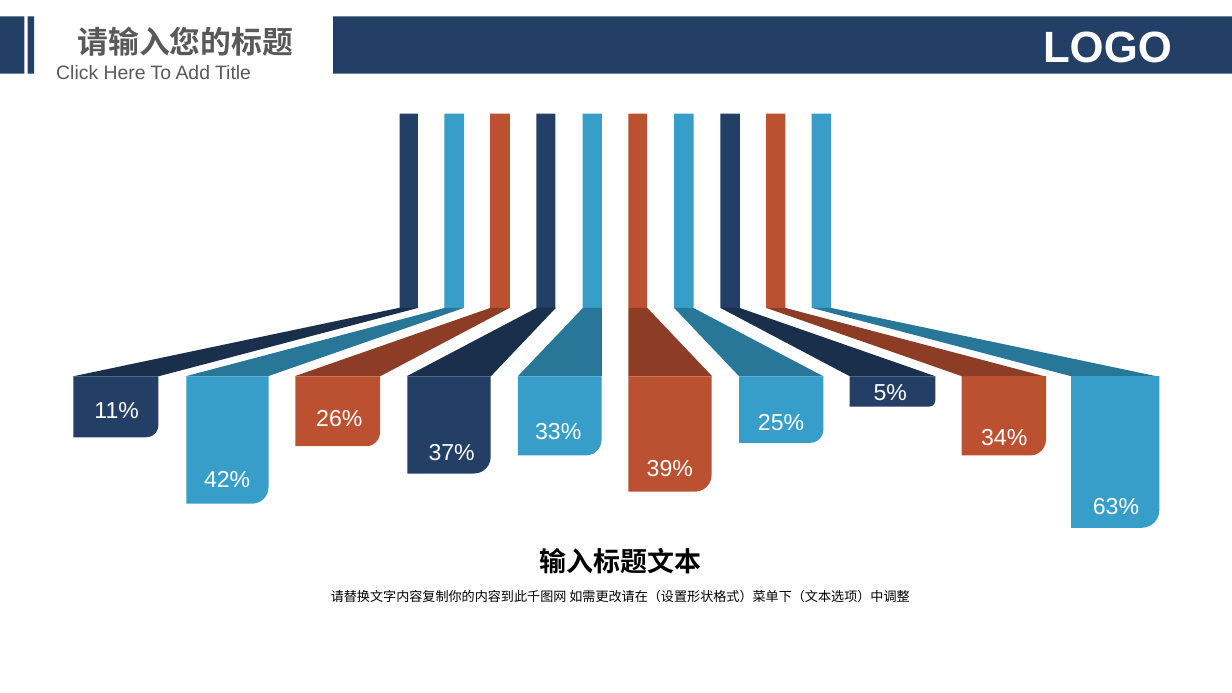
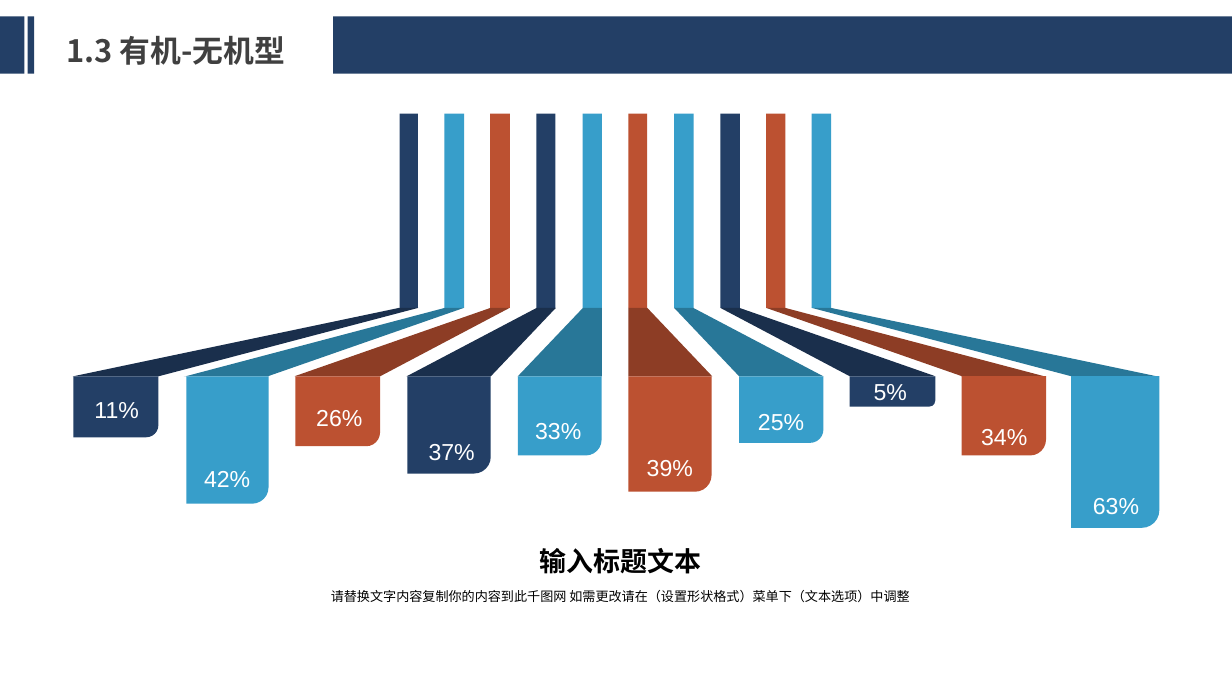
Before and after one commit to Runjunjin/spring, a slide deck: slide 6 of referencereport/PPT/conclusion.pptx. Drawn at 1232x693 pixels with LibreOffice and Linux fonts; fonts in the diff are those of the drawing; background and template pictures are left out. Boxes give left, top, right and bottom in pixels: in the first picture for what was removed or moved away, otherwise in the second. Text is boxed around its words. In the diff, an @@ line names an element or a change of style, - is before the commit and + after.

```diff
--- a/referencereport/PPT/conclusion.pptx
+++ b/referencereport/PPT/conclusion.pptx
@@ text removed at <box>77,27,293,56</box> @@
-请输入您的标题
@@ text added at <box>66,36,285,65</box>, 24 pt, text #404040, bold @@
+1.3 有机-无机型
@@ text removed at <box>1043,31,1172,63</box> @@
-LOGO
@@ text removed at <box>56,65,251,79</box> @@
-Click Here To Add Title
```
Also in this commit, not shown: 17 other slides changed, 8 slides added, 5 slides removed.
